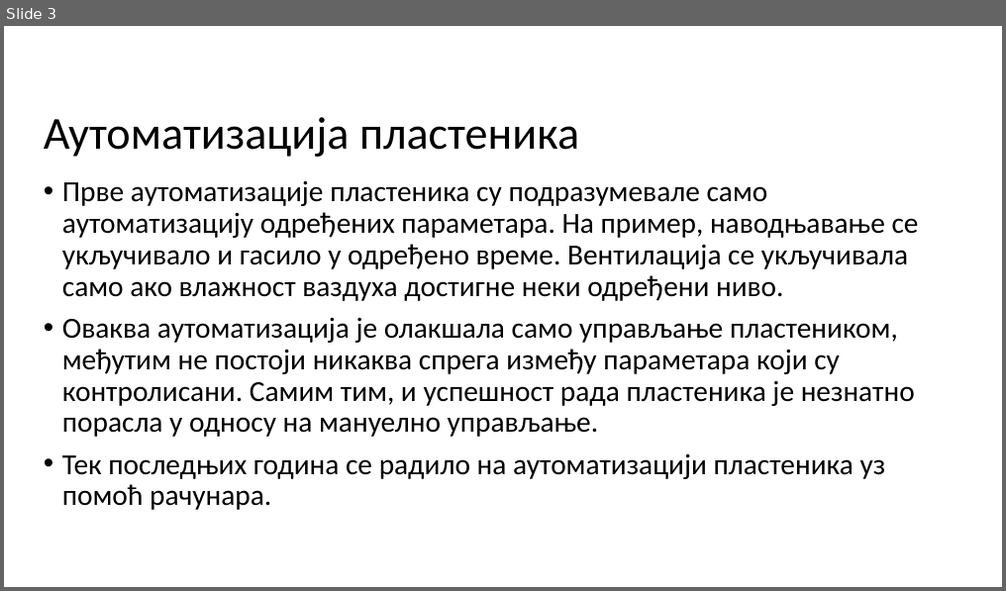
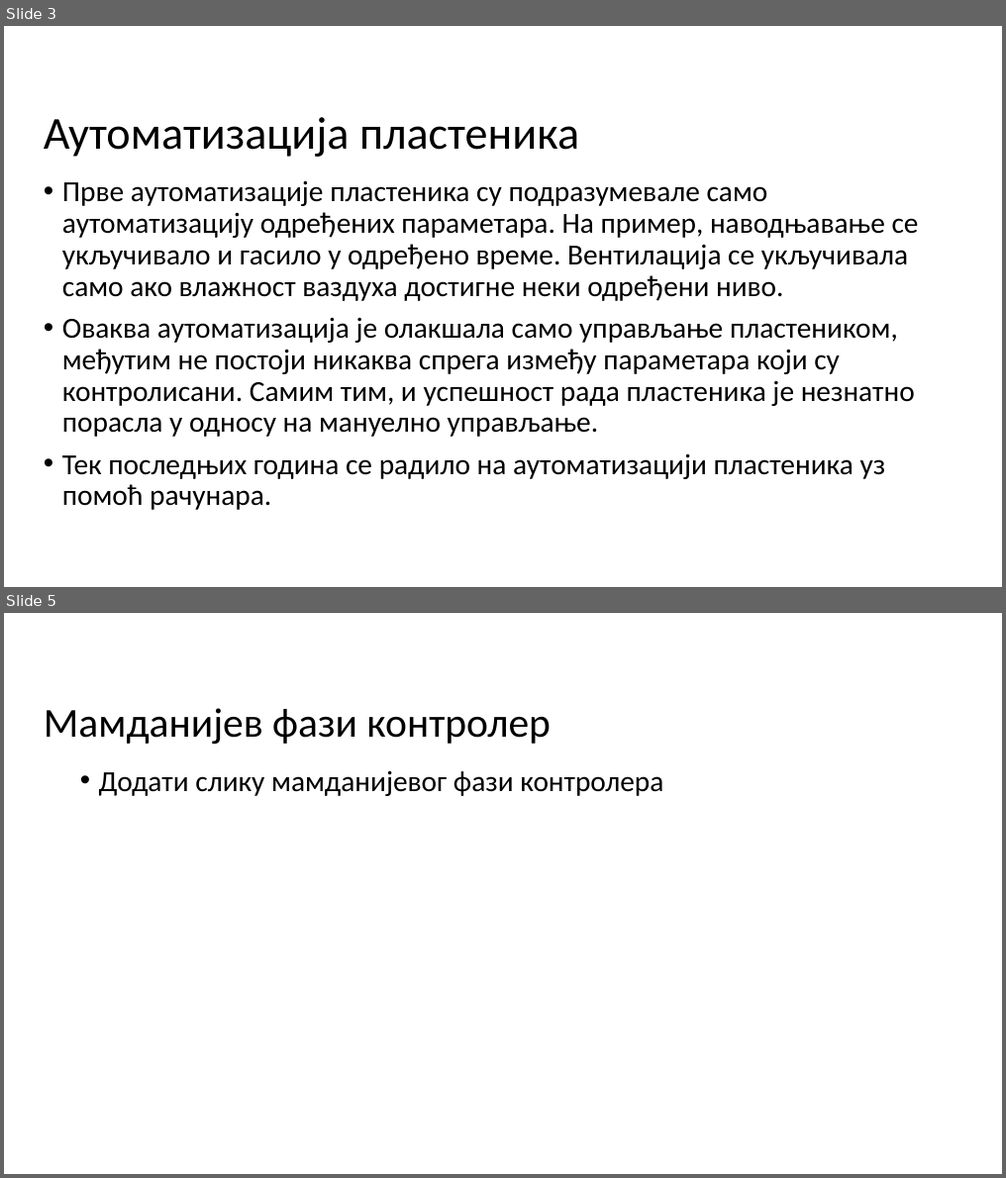
Before and after one commit to bozzano101/FuzzyGreenhouse, a slide deck: Presentation/Presentation.pptx. Shown one above the other, each under a label of ours: slide 3 before the commit, slides 3 and 5 after it; the slides between them are not shown. The pictures are 1006x591 and 1006x1178 pixels, drawn with LibreOffice and Linux fonts; fonts in the diff are those of the drawing; background and template pictures are left out. Boxes give left, top, right and bottom in pixels: in the first picture for what was removed or moved away, otherwise in the second. Text is boxed around its words. In the diff, an @@ line names an element or a change of style, - is before the commit and + after.

```diff
--- a/Presentation/Presentation.pptx
+++ b/Presentation/Presentation.pptx
@@ slide 5 added at bbox=[4, 613, 1002, 1174], background #FFFFFF @@
@@ title added at bbox=[44, 708, 550, 744], 39.6 pt, text #000000 @@
+Мамданијев фази контролер
@@ text added at bbox=[99, 770, 663, 796], 28 pt, text #000000 @@
+• Додати слику мамданијевог фази контролера
```
Also in this commit, not shown: 1 slide changed, 6 other slides added, 1 slide removed.
